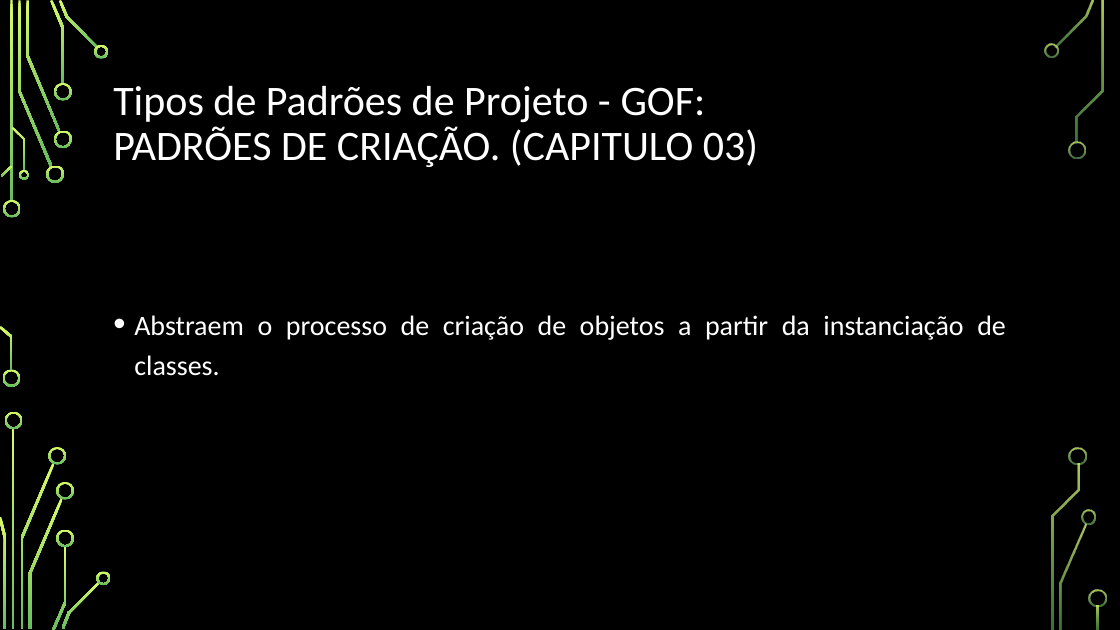
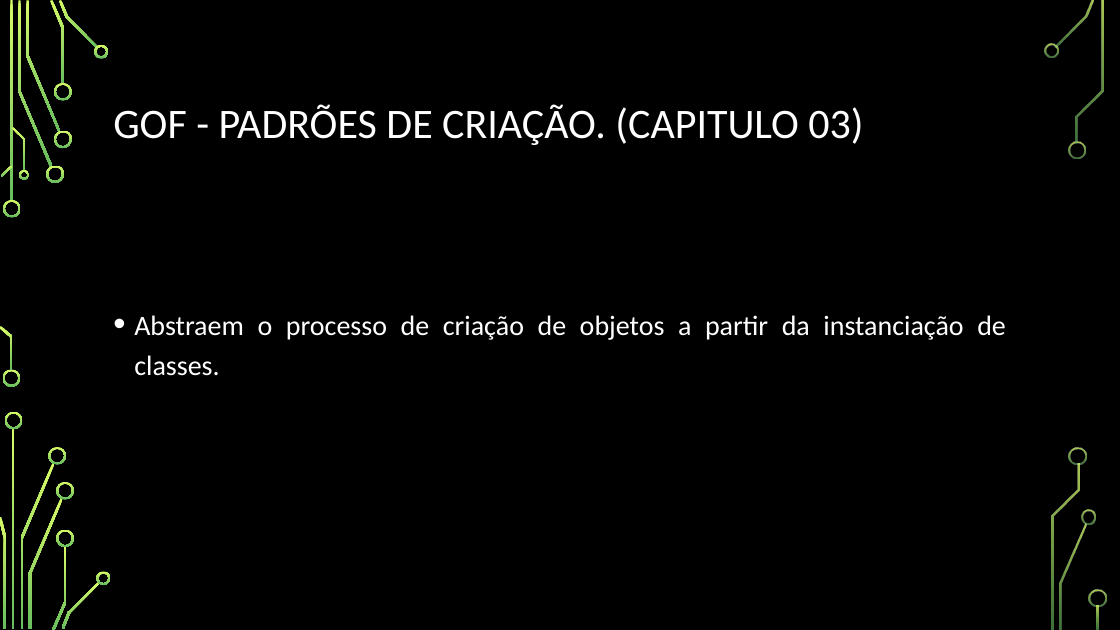
Before and after one commit to Emeson-Santos/Seminario-de-Engenharia---padroes-GoF, a slide deck: slide 22 of PADRÃO DE PROJETO (STRATEGY E INTERPRETER).PPTX (slide 17 before the commit). Drawn at 1120x630 pixels with LibreOffice and Linux fonts; fonts in the diff are those of the drawing; background and template pictures are left out. Boxes give left, top, right and bottom in pixels: in the first picture for what was removed or moved away, otherwise in the second. Text is boxed around its words. In the diff, an @@ line names an element or a change of style, - is before the commit and + after.

```diff
--- a/PADRÃO DE PROJETO (STRATEGY E INTERPRETER).PPTX
+++ b/PADRÃO DE PROJETO (STRATEGY E INTERPRETER).PPTX
@@ title at <box>113,104,863,145</box>: text changed @@
-Tipos de Padrões de Projeto - GOF:
-PADRÕES DE CRIAÇÃO. (CAPITULO 03)
+GOF - PADRÕES DE CRIAÇÃO. (CAPITULO 03)
```
Also in this commit, not shown: 12 other slides changed, 6 slides added.
